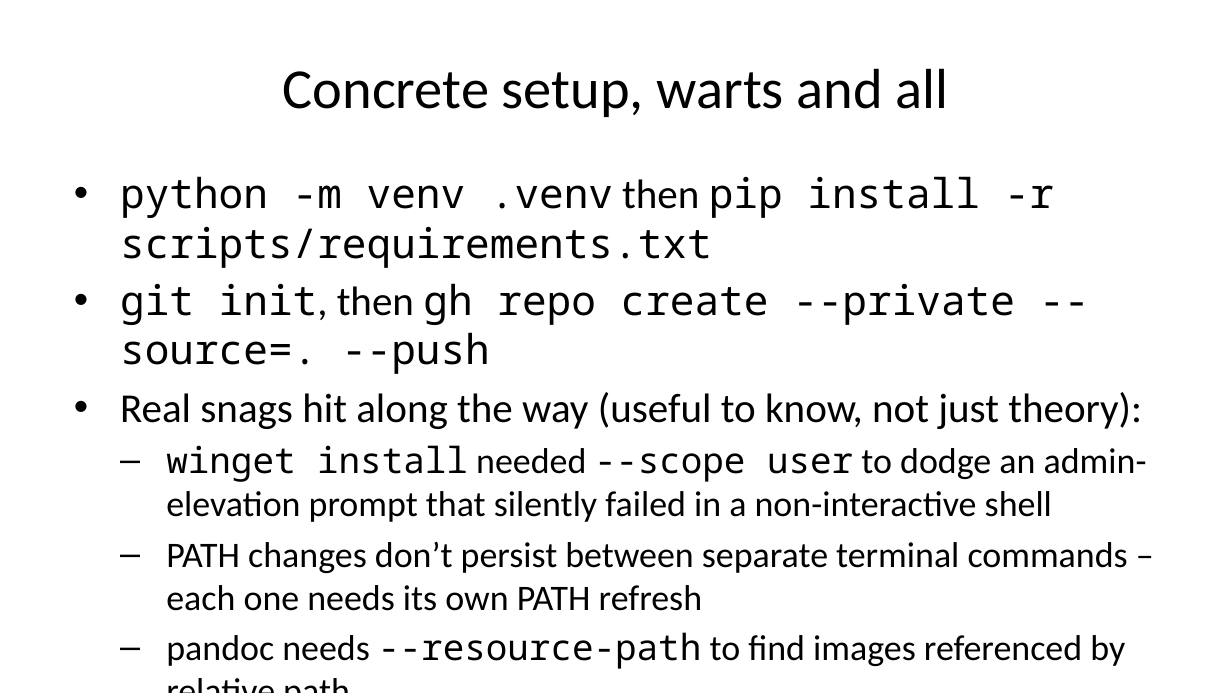
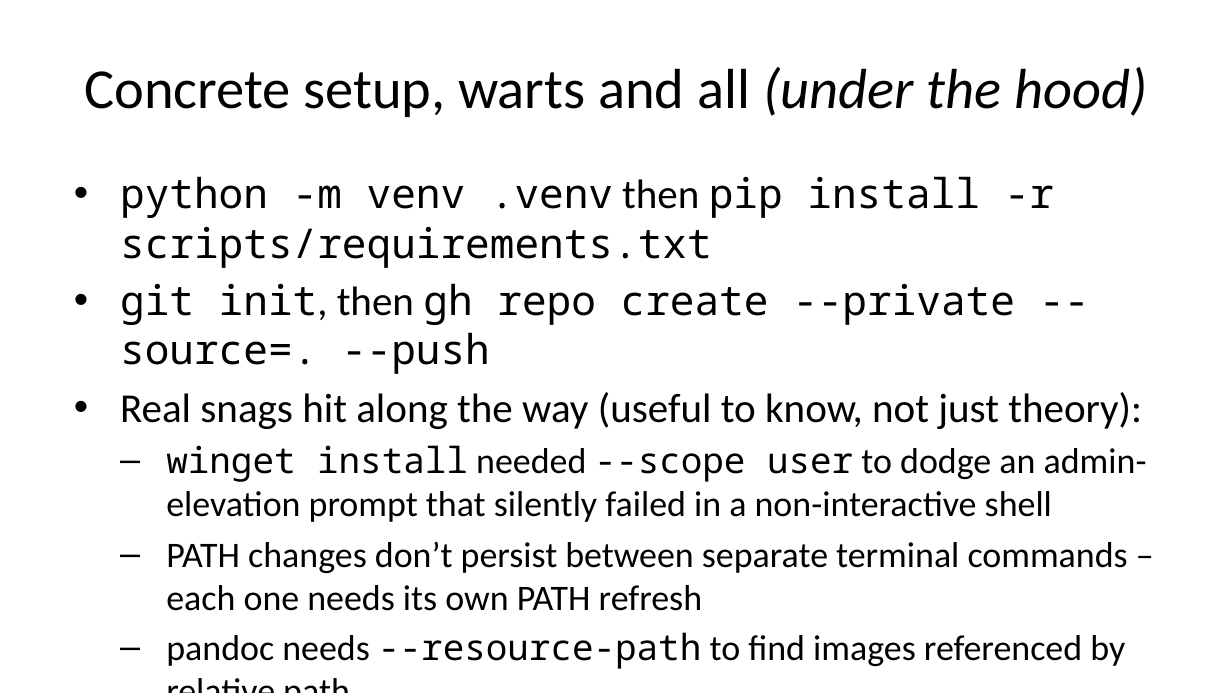
Before and after one commit to prof-stephenshu/behavioral-research-env, a slide deck: slide 8 of presentations/2026-workshop/slides.pptx (slide 6 before the commit). Drawn at 1232x693 pixels with LibreOffice and Linux fonts; fonts in the diff are those of the drawing. Boxes give left, top, right and bottom in pixels: in the first picture for what was removed or moved away, otherwise in the second. Text is boxed around its words. In the diff, an @@ line names an element or a change of style, - is before the commit and + after.

```diff
--- a/presentations/2026-workshop/slides.pptx
+++ b/presentations/2026-workshop/slides.pptx
@@ title at bbox=[84, 67, 1147, 117]: text changed @@
-Concrete setup, warts and all
+Concrete setup, warts and all (under the hood)
```
Also in this commit, not shown: 7 other slides changed, 6 slides added, 9 other files.
